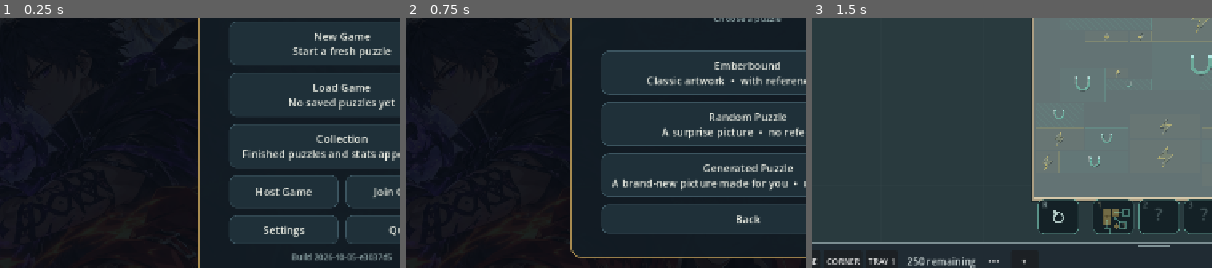
Above: before the commit, frames 1-3 (left to right).
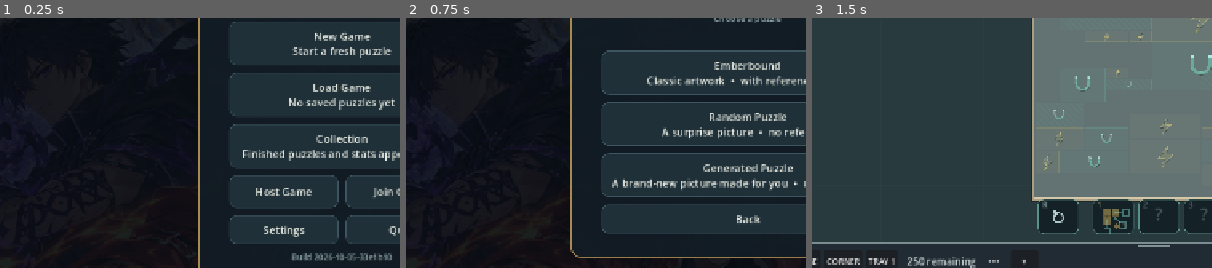
Above: after the commit, the same moments.

Repository: facesnatcher56-star/puzzle
Game: Godot game, scene res://scenes/main.tscn
Same seed, same stepped clock (60 frames per second), same inputs: the game is played once before the commit and once after it.
Inputs:
- Up to frame 1 (0.25 s): no input
- Up to frame 2 (0.75 s): click "New Game Start a fresh puzzle" at 0.5 s
- Up to frame 3 (1.5 s): click "Emberbound Classic artwork • …" at 1.25 s
The pictures show only the part of the screen within x 7-57%, y 33-83%; the shares and areas given below are measured in that part.

The runs differ from the first frame. In frame 1, less than 0.1% of the frame differs, in the area x 90-98%, y 94-97%; in frame 2, nothing differs; in frame 3, nothing differs.

Commit message:
Add greenhouse, toy works and lighthouse pictures, offered at 252 and 500 pieces
Co-Authored-By: Claude Sonnet 5.5 <noreply@anthropic.com>

Diff:
--- a/scripts/build_info.gd
+++ b/scripts/build_info.gd
@@ -2,4 +2,4 @@
 extends RefCounted
 
 # Stamped at export time so a screenshot always says which build it came from.
-const ID := "2026-10-05-e3037d5"
+const ID := "2026-10-05-33e1b10"
--- a/scripts/puzzle_catalog.gd
+++ b/scripts/puzzle_catalog.gd
@@ -16,7 +16,16 @@
 	"hotel": preload("res://assets/random/hotel.webp"),
 	"subway": preload("res://assets/random/subway.webp"),
 	"bayou": preload("res://assets/random/bayou.webp"),
+	"greenhouse": preload("res://assets/random/greenhouse.webp"),
+	"toyworks": preload("res://assets/random/toyworks.webp"),
+	"lighthouse": preload("res://assets/random/lighthouse.webp"),
 }
+# Names where capitalising the id is not enough.
+const RANDOM_NAMES := {"toyworks": "Toy Works"}
+# The detailed pictures are offered only at 252 and 500 pieces: fewer, smaller pieces would lose what makes them
+# worth doing. (Cells stay close to square: about 80 x 78 and 58 x 54 pixels.)
+const LARGE_ONLY := ["greenhouse", "toyworks", "lighthouse"]
+const LARGE_SIZES := [Vector2i(18, 14), Vector2i(25, 20)]
 # Grids for the 4:3 random artwork; chosen so cells stay close to square.
 const RANDOM_SIZES := [Vector2i(6, 4), Vector2i(8, 6), Vector2i(12, 9), Vector2i(18, 14)]
 
@@ -46,7 +55,7 @@
 		return "Emberbound"
 	if is_generated(id):
 		return "Generated  •  " + ProceduralImage.theme_name(ProceduralImage.resolve(generated_theme(id), seed_value))
-	return "Random  •  " + id.capitalize()
+	return "Random  •  " + str(RANDOM_NAMES.get(id, id.capitalize()))
 
 static func is_random(id: String) -> bool:
 	return id != ""
@@ -73,7 +82,13 @@
 	return _generated_cache[key]
 
 static func sizes_for(id: String) -> Array:
+	if LARGE_ONLY.has(id):
+		return LARGE_SIZES
 	return RANDOM_SIZES if id != "" else SIZES
+
+# Which entry of sizes_for(id) a new puzzle starts on: the largest, except the detailed pictures start at 252.
+static func default_size_index(id: String) -> int:
+	return 0 if LARGE_ONLY.has(id) else sizes_for(id).size() - 1
 
 # A random picture that is not in `excluded`. If every picture is excluded, any picture is allowed rather
 # than leaving the player without a puzzle.
--- a/scripts/puzzle_session.gd
+++ b/scripts/puzzle_session.gd
@@ -171,7 +171,7 @@
 	source = PuzzleCatalog.texture_for(id, seed_value)
 	board_size = source.get_size()
 	sizes = PuzzleCatalog.sizes_for(id)
-	size_index = sizes.size() - 1
+	size_index = PuzzleCatalog.default_size_index(id)
 	image_changed.emit(id)
 
 # --- configuration shared with saves and the network ---
--- a/tests/collection.gd
+++ b/tests/collection.gd
@@ -23,6 +23,7 @@
 	await process_frame
 	game.lobby.hide_menu()
 	game.session.new_session(true)
+	game.session.apply_image("motel") # a picture that offers the small 24-piece size
 	game.session.size_index = 0
 	game.session.start_puzzle(false)
 	game.session.random_rotation = false
--- a/tests/random_mode.gd
+++ b/tests/random_mode.gd
@@ -57,25 +57,27 @@
 		SaveManager.delete_slot(entry.slot)
 	for entry in Collection.load_all():
 		Collection.remove(entry.id)
-	_check(PuzzleSession.fresh_random_images().size() == 4, "with nothing finished or saved every picture is available")
+	_check(PuzzleSession.fresh_random_images().size() == PuzzleCatalog.RANDOM_IMAGES.size(), "with nothing finished or saved every picture is available")
 	Collection.add({"id": "done", "image_id": "bayou", "pieces": 24, "columns": 6, "rows": 4, "time_ms": 1000, "completed_at": 1, "online": false})
 	game.session.new_session(false)
 	game.session.apply_image("motel")
 	game.session.start_puzzle(false)
 	game.session.write_save() # a saved game in progress on the motel picture
 	var fresh := PuzzleSession.fresh_random_images()
-	fresh.sort()
-	_check(fresh == ["hotel", "subway"], "finished (bayou) and in-progress (motel) pictures are not offered (got %s)" % [fresh])
+	_check(not fresh.has("bayou") and not fresh.has("motel") and fresh.size() == PuzzleCatalog.RANDOM_IMAGES.size() - 2, "finished (bayou) and in-progress (motel) pictures are not offered (got %s)" % [fresh])
 	var picked := {}
 	for i in range(60):
 		picked[game.session.pick_random_image()] = true
-	_check(picked.has("hotel") and picked.has("subway") and not picked.has("bayou") and not picked.has("motel"), "random picks only come from the fresh pool")
+	_check(picked.size() >= 2 and not picked.has("bayou") and not picked.has("motel"), "random picks only come from the fresh pool")
 	for i in range(10):
 		game.session.start_puzzle(true) # the NEW button in random mode
 		_check(game.session.image_id != "bayou" and game.session.image_id != "motel", "NEW never lands on a finished or in-progress picture")
 	# Everything used up: the game still offers a puzzle (an unfinished one) rather than failing.
-	Collection.add({"id": "done2", "image_id": "hotel", "pieces": 24, "columns": 6, "rows": 4, "time_ms": 1000, "completed_at": 2, "online": false})
-	Collection.add({"id": "done3", "image_id": "subway", "pieces": 24, "columns": 6, "rows": 4, "time_ms": 1000, "completed_at": 3, "online": false})
+	var finish_index := 2
+	for id in PuzzleCatalog.RANDOM_IMAGES.keys():
+		if id != "bayou" and id != "motel":
+			Collection.add({"id": "done%d" % finish_index, "image_id": id, "pieces": 24, "columns": 6, "rows": 4, "time_ms": 1000, "completed_at": finish_index, "online": false})
+			finish_index += 1
 	_check(PuzzleSession.fresh_random_images().is_empty(), "no fresh pictures once all are finished or started")
 	_check(PuzzleCatalog.RANDOM_IMAGES.has(game.session.pick_random_image()), "a puzzle is still offered when every picture is used")
 	for entry in Collection.load_all():
--- a/tests/seams.gd
+++ b/tests/seams.gd
@@ -58,6 +58,9 @@
 		all.append({"name": "classic", "board": Vector2(1122, 1402), "grid": grid})
 	for grid in PuzzleCatalog.RANDOM_SIZES:
 		all.append({"name": "random", "board": Vector2(1448, 1086), "grid": grid})
+	for grid in PuzzleCatalog.LARGE_SIZES:
+		if not PuzzleCatalog.RANDOM_SIZES.has(grid):
+			all.append({"name": "large", "board": Vector2(1448, 1086), "grid": grid})
 	return all
 
 func _run() -> void:
Binary file added: assets/random/greenhouse.webp
Not shown, added: assets/random/greenhouse.webp.import
Binary file added: assets/random/lighthouse.webp
Not shown, added: assets/random/lighthouse.webp.import
Binary file added: assets/random/toyworks.webp
Not shown, added: assets/random/toyworks.webp.import
